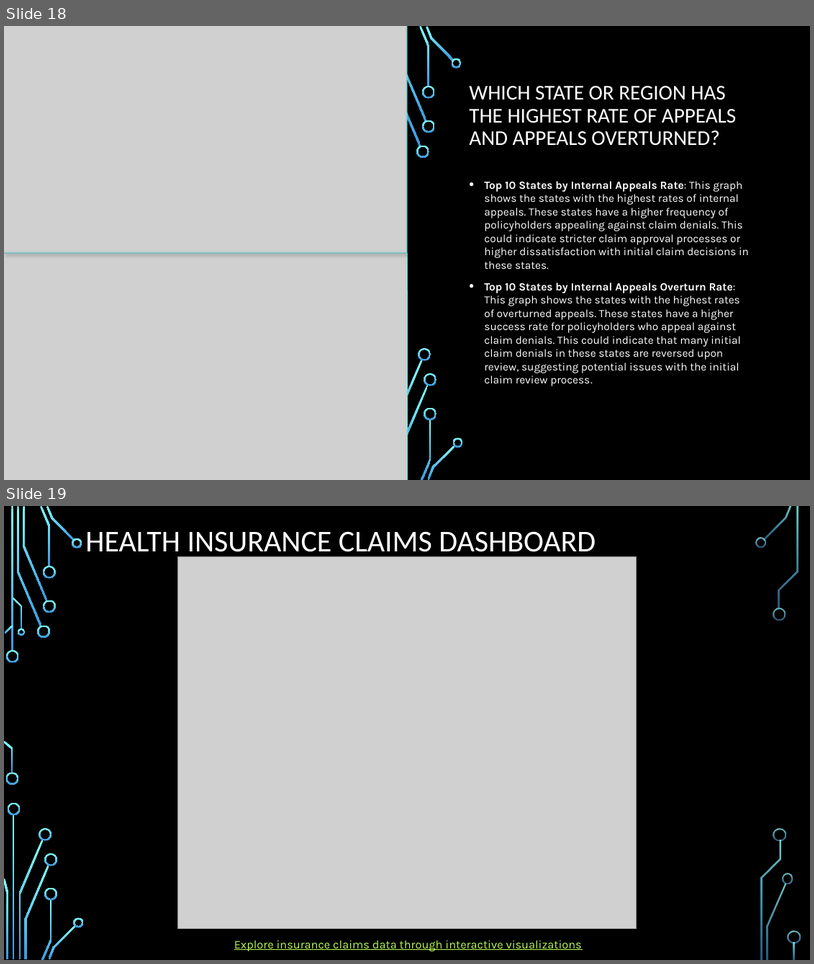
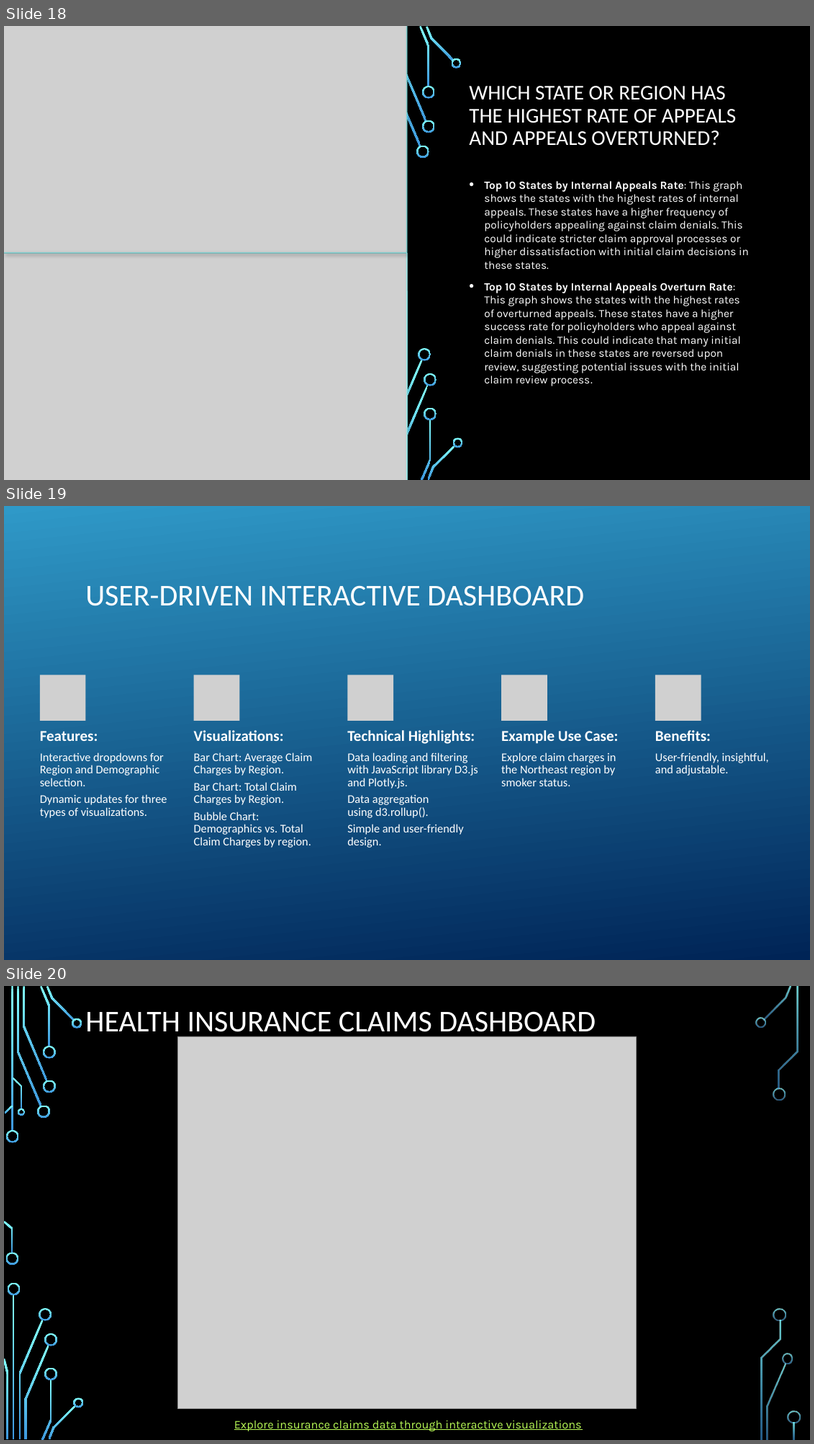
Before and after one commit to slzabala/health-insurance-project, a slide deck: Health Insurance Claims Presentation.pptx. Shown one above the other, each under a label of ours: slides 18 and 19 before the commit, slides 18, 19 and 20 after it. The pictures are 814x964 and 814x1444 pixels, drawn with LibreOffice and Linux fonts; fonts in the diff are those of the drawing; grey boxes stand for pictures; background and template pictures are left out. Boxes give left, top, right and bottom in pixels: in the first picture for what was removed or moved away, otherwise in the second. Text is boxed around its words. In the diff, an @@ line names an element or a change of style, - is before the commit and + after.

```diff
--- a/Health Insurance Claims Presentation.pptx
+++ b/Health Insurance Claims Presentation.pptx
@@ slide 19 added at box(4, 506, 810, 960), background picture (left out); not listed: 36 template elements that a slide beside it also shows @@
@@ rectangle added at box(4, 506, 810, 960), fill gradient #3198C9 to #002456 @@
@@ title added at box(85, 585, 584, 606), 36 pt, text #FFFFFF @@
+USER-DRIVEN INTERACTIVE DASHBOARD
@@ group added at box(40, 674, 769, 847): 10 texts, 5 pictures @@
+Features:
+Interactive dropdowns for Region and Demographic selection.
+Dynamic updates for three types of visualizations.
+Visualizations:
+Bar Chart: Average Claim Charges by Region.
+Bar Chart: Total Claim Charges by Region.
+Bubble Chart: Demographics vs. Total Claim Charges by region.
+Technical Highlights:
+Data loading and filtering with JavaScript library D3.js and Plotly.js.
+Data aggregation using d3.rollup().
+Simple and user-friendly design.
+Example Use Case:
+Explore claim charges in the Northeast region by smoker status.
+Benefits:
+User-friendly, insightful, and adjustable.
@@ what was slide 19 is now slide 20 @@
```
Also in this commit, not shown: 8 other files.
